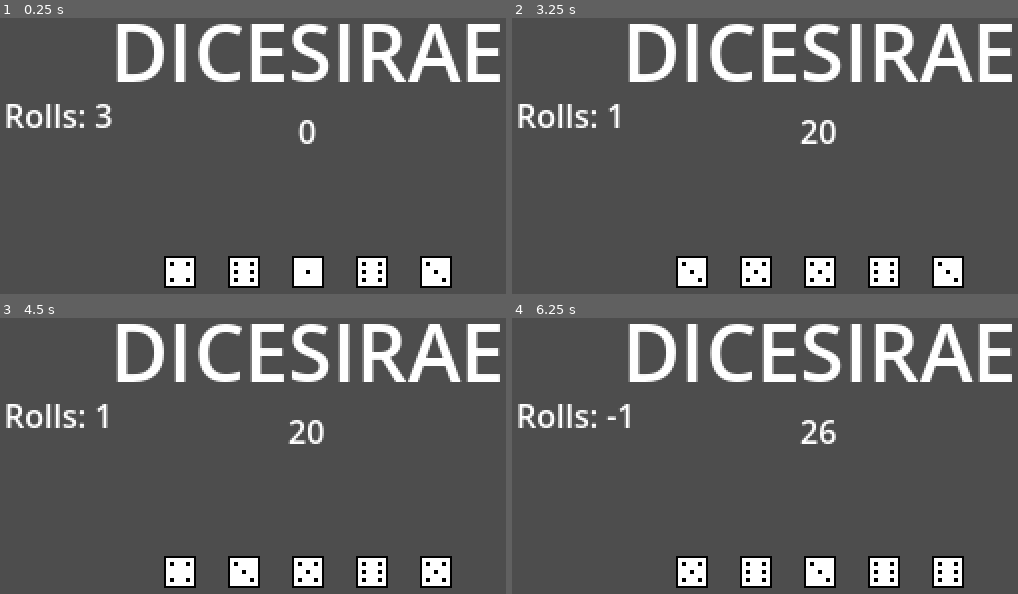
Above: before the commit, frames 1-4 (two rows, left to right).
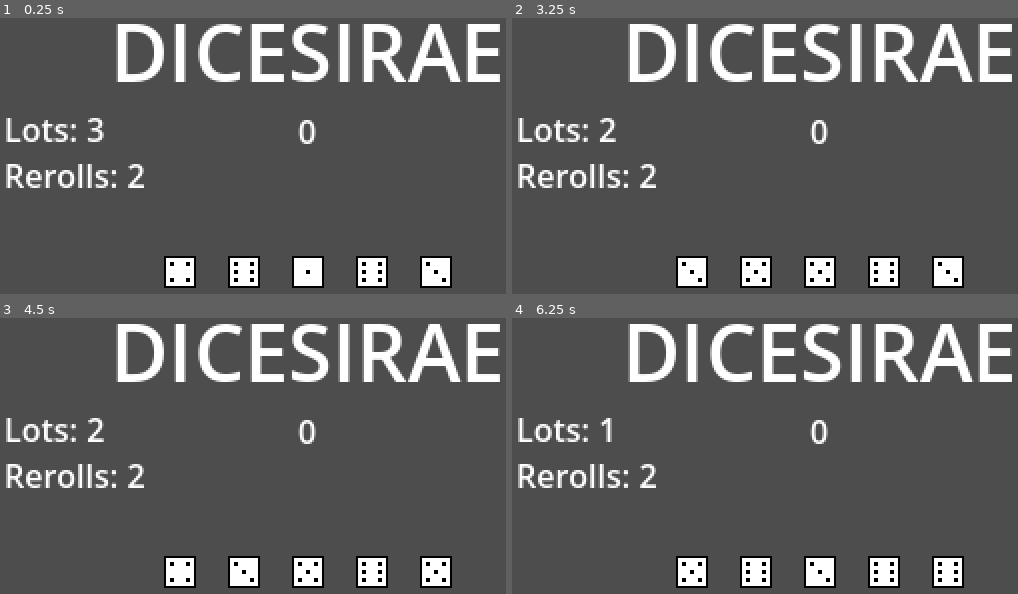
Above: after the commit, the same moments.

Repository: xander6424/DICESIRAE
Game: Godot game, scene res://main.tscn
The game is run twice, just before and just after one commit, with the same random seed, the same clock (stepped at 60 frames per second) and the same inputs.
Inputs:
- Up to frame 1 (0.25 s): no input
- Up to frame 2 (3.25 s): tap Enter at 0.5, 2 s; hold Space (Roll) 0.53-1.28 s; tap Space (Roll) at 1.35, 2.85 s; hold Space (Roll) 2.03-2.78 s
- Up to frame 3 (4.5 s): tap Enter at 3.5 s; hold Space (Roll) 3.53-4.28 s; tap Space (Roll) at 4.35 s
- Up to frame 4 (6.25 s): hold Space (Roll) 5.03-5.78 s; tap Space (Roll) at 5.85 s

The runs differ from the first frame. In frame 1, 2.5% of the frame differs, in the area x 1-29%, y 31-62%; in frame 2, 2.9%, in the area x 1-65%, y 31-62%; in frame 3, 2.9%; in frame 4, 2.8%.

Commit message:
Game Logic & Tweaks
Added hands and discards, along with them counting down correctly. Soon preparing for further game logic tweaks.

Diff:
--- a/main.gd
+++ b/main.gd
@@ -1,22 +1,35 @@
 extends Node2D
 
 @onready var score_label: Label = %Score
-@onready var rolls_label: Label = %Rolls
+@onready var lots_label: Label = %Lots
+@onready var reroll_label: Label = %Rerolls
 
 var dice_in_play = 5
 var roll_total = 0
 var dice_rolled = 0
-var rolls = 3
+var lots = 3
+var rerolls = 2
+var playing = true
 
 func _ready() -> void:
 	update_score(roll_total)
+
+func _process(delta: float) -> void:
+	if rerolls <= 0:
+		lots -= 1
+		rerolls = 2
+		update_score(roll_total)
+		if lots <= 0:
+			pass
+		pass
 
 func _on_dice_roll_done(roll: int) -> void:
 	roll_total += roll
 	dice_rolled += 1
 
+	# Doesn't count a roll until all dice are scored
 	if dice_rolled == dice_in_play:
-		rolls -= 1
+		rerolls -= 1
 		update_score(roll_total)
 
 		# Reset for new roll
@@ -25,4 +38,9 @@
 
 func update_score(score_total: int):
 	score_label.text = str(score_total)
-	rolls_label.text = "Rolls: " + str(rolls)
+	lots_label.text = "Lots: " + str(lots)
+	reroll_label.text = "Rerolls: " + str(rerolls)
+
+# func enter_shop():
+	# Buy random game piece
+	# Return to game with reverted lot and reroll count
--- a/main.tscn
+++ b/main.tscn
@@ -16,13 +16,21 @@
 horizontal_alignment = 1
 vertical_alignment = 1
 
-[node name="Rolls" type="Label" parent="." unique_id=1891017188]
+[node name="Lots" type="Label" parent="." unique_id=2012264648]
 unique_name_in_owner = true
 offset_left = 8.0
-offset_top = 48.0
-offset_right = 54.0
-offset_bottom = 71.0
-text = "Rolls: "
+offset_top = 55.0
+offset_right = 70.0
+offset_bottom = 78.0
+text = "Lots: "
+
+[node name="Rerolls" type="Label" parent="." unique_id=1891017188]
+unique_name_in_owner = true
+offset_left = 8.0
+offset_top = 78.0
+offset_right = 70.0
+offset_bottom = 101.0
+text = "Rerolls: "
 
 [node name="Score" type="Label" parent="." unique_id=1765731583]
 unique_name_in_owner = true
